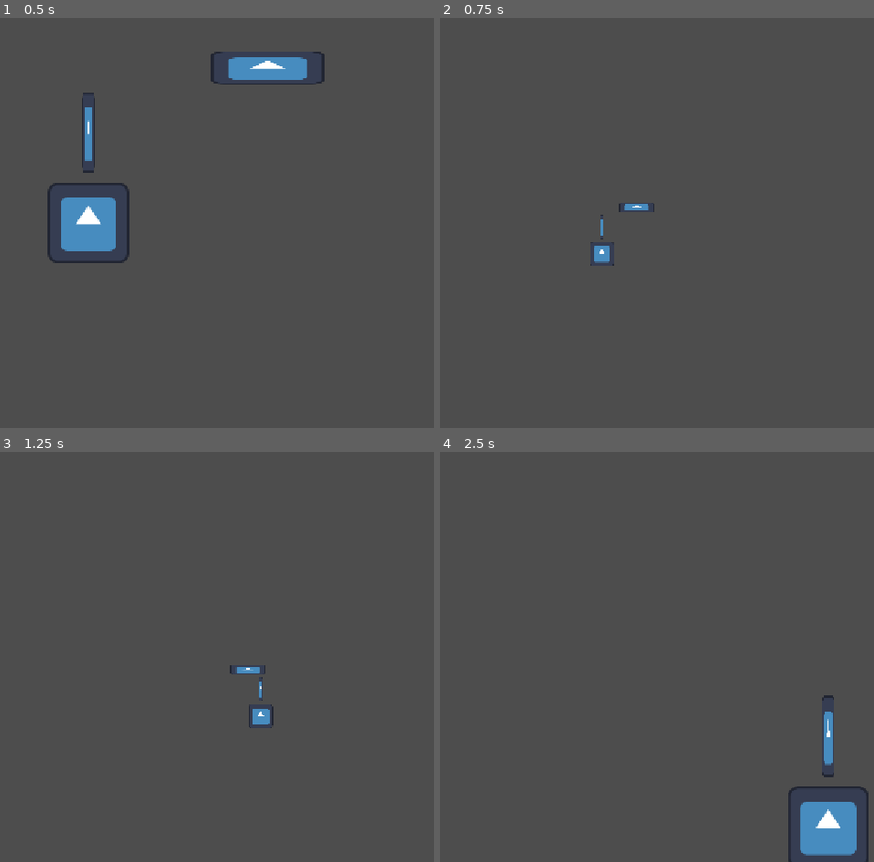
Above: before the commit, frames 1-4 (two rows, left to right).
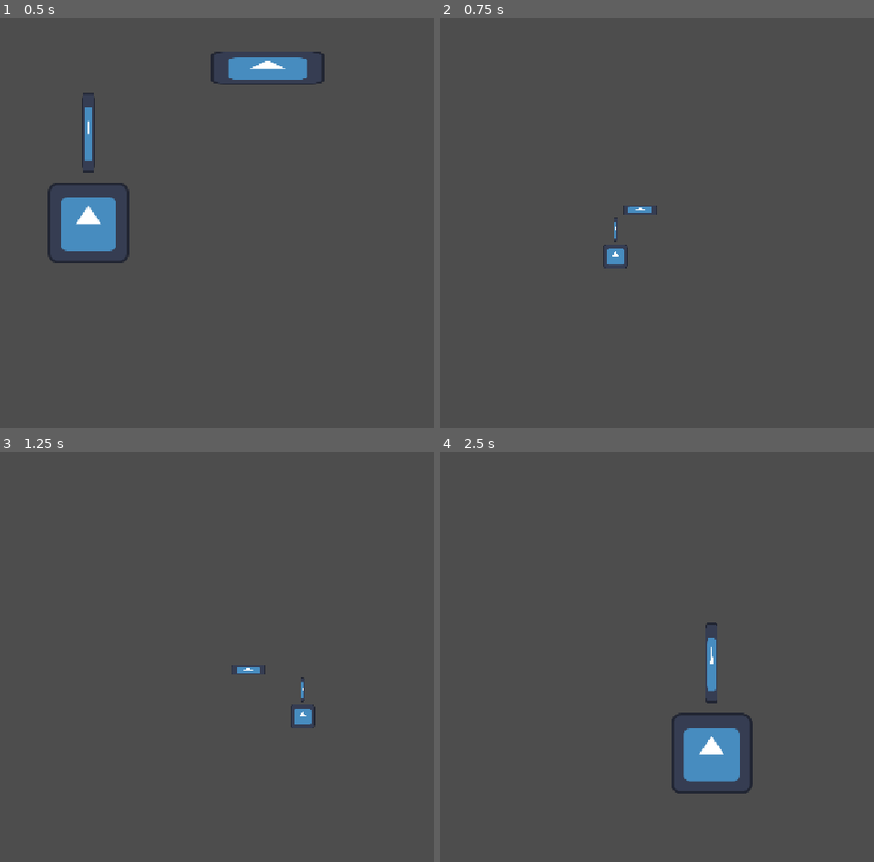
Above: after the commit, the same moments.

Repository: LordDerp/web
Game: Godot game, scene res://scenes/main.tscn
The game is run twice, just before and just after one commit, with the same random seed, the same clock (stepped at 60 frames per second) and the same inputs. The engine's default icon, where the game draws it, is replaced by a stand-in: a white triangle on a blue panel in a dark square.
Inputs:
- Up to frame 1 (0.5 s): no input
- Up to frame 2 (0.75 s): tap Enter at 0.5 s; hold D (right) from 0.53 s (still down); tap E (a) at 0.6 s
- Up to frame 3 (1.25 s): keep holding D (right); tap Q (b) at 0.8 s
- Up to frame 4 (2.5 s): release D (right) at 1.28 s; hold S (down) 1.28-2.03 s; tap Q (b) at 1.35 s; tap R (x) at 1.55, 2.1 s; hold D (right) from 2.03 s (still down); tap E (a) at 2.3 s

Frame 1 is identical in both runs. In frame 2, 0.5% of the frame differs, in the area x 34-50%, y 45-62%; in frame 3, 0.4%; in frame 4, 4.9%, in the area x 53-99%, y 41-100%.
Error before the commit: Cannot call method 'get_as_text' on a null value. (res://scripts/movement.gd:18)
Error after the commit: Cannot call method 'get_as_text' on a null value. (res://scripts/movement.gd:22)

Commit message:
physics uuu

Diff:
--- a/project.godot
+++ b/project.godot
@@ -36,28 +36,24 @@
 "deadzone": 0.2,
 "events": [Object(InputEventJoypadMotion,"resource_local_to_scene":false,"resource_name":"","device":-1,"axis":0,"axis_value":-1.0,"script":null)
 , Object(InputEventKey,"resource_local_to_scene":false,"resource_name":"","device":-1,"window_id":0,"alt_pressed":false …(182 unchanged characters)…
-, Object(InputEventKey,"resource_local_to_scene":false,"resource_name":"","device":-1,"window_id":0,"alt_pressed":false,"shift_pressed":false,"ctrl_pressed":false,"meta_pressed":false,"pressed":false,"keycode":0,"physical_keycode":4194319,"key_label":0,"unicode":0,"location":0,"echo":false,"script":null)
 ]
 }
 right={
 "deadzone": 0.2,
 "events": [Object(InputEventJoypadMotion,"resource_local_to_scene":false,"resource_name":"","device":-1,"axis":0,"axis_value":1.0,"script":null)
 , Object(InputEventKey,"resource_local_to_scene":false,"resource_name":"","device":-1,"window_id":0,"alt_pressed":false …(183 unchanged characters)…
-, Object(InputEventKey,"resource_local_to_scene":false,"resource_name":"","device":-1,"window_id":0,"alt_pressed":false,"shift_pressed":false,"ctrl_pressed":false,"meta_pressed":false,"pressed":false,"keycode":0,"physical_keycode":4194321,"key_label":0,"unicode":0,"location":0,"echo":false,"script":null)
 ]
 }
 up={
 "deadzone": 0.2,
 "events": [Object(InputEventJoypadMotion,"resource_local_to_scene":false,"resource_name":"","device":-1,"axis":1,"axis_value":-1.0,"script":null)
 , Object(InputEventKey,"resource_local_to_scene":false,"resource_name":"","device":-1,"window_id":0,"alt_pressed":false …(183 unchanged characters)…
-, Object(InputEventKey,"resource_local_to_scene":false,"resource_name":"","device":-1,"window_id":0,"alt_pressed":false,"shift_pressed":false,"ctrl_pressed":false,"meta_pressed":false,"pressed":false,"keycode":0,"physical_keycode":4194320,"key_label":0,"unicode":0,"location":0,"echo":false,"script":null)
 ]
 }
 down={
 "deadzone": 0.2,
 "events": [Object(InputEventJoypadMotion,"resource_local_to_scene":false,"resource_name":"","device":-1,"axis":1,"axis_value":1.0,"script":null)
 , Object(InputEventKey,"resource_local_to_scene":false,"resource_name":"","device":-1,"window_id":0,"alt_pressed":false …(183 unchanged characters)…
-, Object(InputEventKey,"resource_local_to_scene":false,"resource_name":"","device":-1,"window_id":0,"alt_pressed":false,"shift_pressed":false,"ctrl_pressed":false,"meta_pressed":false,"pressed":false,"keycode":0,"physical_keycode":4194322,"key_label":0,"unicode":0,"location":0,"echo":false,"script":null)
 ]
 }
 a={
@@ -69,21 +65,25 @@
 weapon_left={
 "deadzone": 0.2,
 "events": [Object(InputEventJoypadMotion,"resource_local_to_scene":false,"resource_name":"","device":-1,"axis":2,"axis_value":-1.0,"script":null)
+, Object(InputEventKey,"resource_local_to_scene":false,"resource_name":"","device":-1,"window_id":0,"alt_pressed":false,"shift_pressed":false,"ctrl_pressed":false,"meta_pressed":false,"pressed":false,"keycode":0,"physical_keycode":4194319,"key_label":0,"unicode":0,"location":0,"echo":false,"script":null)
 ]
 }
 weapon_right={
 "deadzone": 0.2,
 "events": [Object(InputEventJoypadMotion,"resource_local_to_scene":false,"resource_name":"","device":-1,"axis":2,"axis_value":1.0,"script":null)
+, Object(InputEventKey,"resource_local_to_scene":false,"resource_name":"","device":-1,"window_id":0,"alt_pressed":false,"shift_pressed":false,"ctrl_pressed":false,"meta_pressed":false,"pressed":false,"keycode":0,"physical_keycode":4194321,"key_label":0,"unicode":0,"location":0,"echo":false,"script":null)
 ]
 }
 weapon_up={
 "deadzone": 0.2,
 "events": [Object(InputEventJoypadMotion,"resource_local_to_scene":false,"resource_name":"","device":-1,"axis":3,"axis_value":-1.0,"script":null)
+, Object(InputEventKey,"resource_local_to_scene":false,"resource_name":"","device":-1,"window_id":0,"alt_pressed":false,"shift_pressed":false,"ctrl_pressed":false,"meta_pressed":false,"pressed":false,"keycode":0,"physical_keycode":4194320,"key_label":0,"unicode":0,"location":0,"echo":false,"script":null)
 ]
 }
 weapon_down={
 "deadzone": 0.2,
 "events": [Object(InputEventJoypadMotion,"resource_local_to_scene":false,"resource_name":"","device":-1,"axis":3,"axis_value":1.0,"script":null)
+, Object(InputEventKey,"resource_local_to_scene":false,"resource_name":"","device":-1,"window_id":0,"alt_pressed":false,"shift_pressed":false,"ctrl_pressed":false,"meta_pressed":false,"pressed":false,"keycode":0,"physical_keycode":4194322,"key_label":0,"unicode":0,"location":0,"echo":false,"script":null)
 ]
 }
 b={
@@ -102,6 +102,7 @@
 [physics]
 
 3d/physics_engine="Jolt Physics"
+common/physics_interpolation=true
 
 [rendering]
 
--- a/scenes/main.tscn
+++ b/scenes/main.tscn
@@ -2,14 +2,24 @@
 
 [ext_resource type="PackedScene" uid="uid://b3ulrtg7v0isq" path="res://scenes/player.tscn" id="1_0wfyh"]
 [ext_resource type="Texture2D" uid="uid://dlctyah5sn7bu" path="res://assets/icon.svg" id="2_0wfyh"]
+
+[sub_resource type="RectangleShape2D" id="RectangleShape2D_37psj"]
+size = Vector2(179, 50)
 
 [node name="Main" type="Node2D" unique_id=804525492]
 
 [node name="Player" parent="." unique_id=1993893411 instance=ExtResource("1_0wfyh")]
 z_index = 1
 position = Vector2(578, 325)
+swing_speed = 0.215
 
-[node name="Goober" type="Sprite2D" parent="." unique_id=1558085021]
+[node name="StaticBody2D" type="StaticBody2D" parent="." unique_id=1322465946]
+
+[node name="Goober" type="Sprite2D" parent="StaticBody2D" unique_id=1558085021]
 position = Vector2(861, 80)
 scale = Vector2(1.4140625, 0.40625)
 texture = ExtResource("2_0wfyh")
+
+[node name="CollisionShape2D" type="CollisionShape2D" parent="StaticBody2D" unique_id=1172450534]
+position = Vector2(860.5, 79.035)
+shape = SubResource("RectangleShape2D_37psj")
--- a/scenes/player.tscn
+++ b/scenes/player.tscn
@@ -3,7 +3,13 @@
 [ext_resource type="Texture2D" uid="uid://dlctyah5sn7bu" path="res://assets/icon.svg" id="1_onrkg"]
 [ext_resource type="Script" uid="uid://cp0i6mo5p7pn0" path="res://scripts/movement.gd" id="2_i3pqv"]
 
-[node name="Player" type="Node2D" unique_id=1993893411]
+[sub_resource type="RectangleShape2D" id="RectangleShape2D_qhqgy"]
+size = Vector2(123, 123)
+
+[sub_resource type="RectangleShape2D" id="RectangleShape2D_37psj"]
+size = Vector2(18, 128)
+
+[node name="Player" type="CharacterBody2D" unique_id=1286970330]
 script = ExtResource("2_i3pqv")
 
 [node name="Icon" type="Sprite2D" parent="." unique_id=125058217]
@@ -13,7 +19,17 @@
 limit_enabled = false
 position_smoothing_enabled = true
 
-[node name="Sword" type="Sprite2D" parent="." unique_id=2053065346]
+[node name="CollisionShape2D" type="CollisionShape2D" parent="." unique_id=1644862747]
+position = Vector2(-0.5, -0.5)
+shape = SubResource("RectangleShape2D_qhqgy")
+
+[node name="Sword" type="Node2D" parent="." unique_id=669278207]
+
+[node name="Icon" type="Sprite2D" parent="Sword" unique_id=2053065346]
 scale = Vector2(0.15, 1)
 texture = ExtResource("1_onrkg")
 offset = Vector2(0, -143)
+
+[node name="CollisionShape2D" type="CollisionShape2D" parent="Sword" unique_id=1477186900]
+position = Vector2(0, -143)
+shape = SubResource("RectangleShape2D_37psj")
--- a/scripts/movement.gd
+++ b/scripts/movement.gd
@@ -1,18 +1,22 @@
-extends Node2D
+extends CharacterBody2D
 
 var direction := Vector2.ZERO
 var weapon_direction : float
 @export var speed := 500
+@export var swing_speed := 1.0
 
-func _process(delta):
+func _physics_process(delta):
 	direction = Input.get_vector("left","right","up","down")
-	position += direction * delta * speed
+	velocity = direction * delta * speed * 100
+	move_and_slide()
 
 	if Input.get_vector("weapon_left","weapon_right","weapon_up","weapon_down") != Vector2.ZERO:
 		weapon_direction = Input.get_vector("weapon_left","weapon_right","weapon_up","weapon_down").angle() + PI/2
 	var diff = fmod(weapon_direction - $Sword.rotation,2*PI)
 	if diff > PI : diff -= 2*PI
-	$Sword.rotation += diff * 0.1
+	$Sword.rotation += diff * swing_speed
+	#$Sword.move_and_slide()
+
 
 	if Input.is_action_just_pressed("b"):
 		var file:Dictionary = JSON.parse_string(FileAccess.open("user://saves/save1.json", FileAccess.READ).get_as_text())
